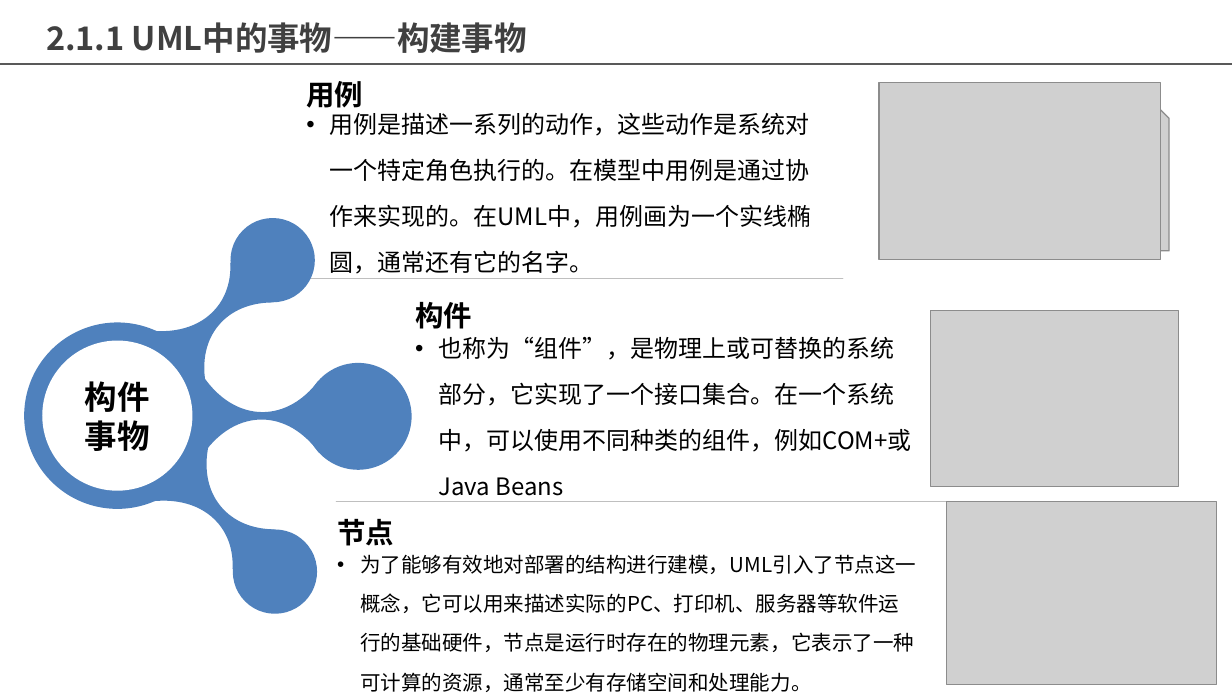
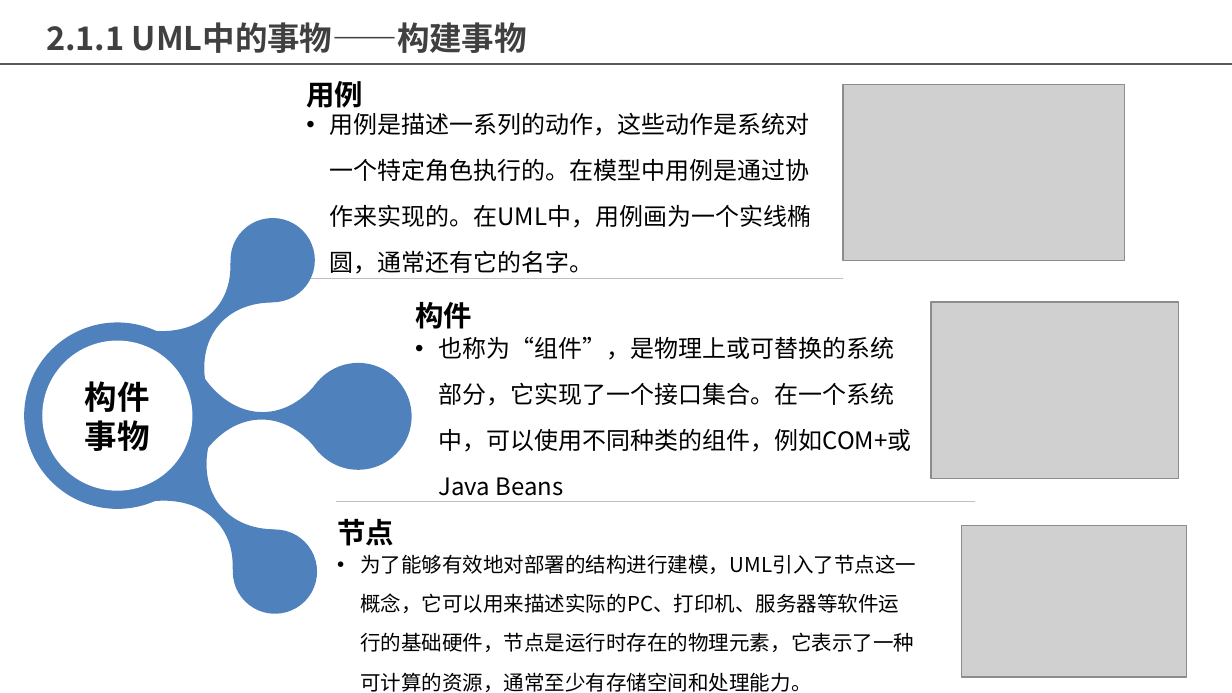
Before and after one commit to Maojiao/PRD, a slide deck: slide 11 of 渔乐生活/非受控文档/张嘉成/[PRD-06,31601377]翻转课堂UML概述.pptx. Drawn at 1232x693 pixels with LibreOffice and Linux fonts; fonts in the diff are those of the drawing; grey boxes stand for pictures; background and template pictures are left out. Boxes give left, top, right and bottom in pixels: in the first picture for what was removed or moved away, otherwise in the second. Text is boxed around its words. In the diff, an @@ line names an element or a change of style, - is before the commit and + after.

```diff
--- a/渔乐生活/非受控文档/张嘉成/[PRD-06,31601377]翻转课堂UML概述.pptx
+++ b/渔乐生活/非受控文档/张嘉成/[PRD-06,31601377]翻转课堂UML概述.pptx
@@ picture: place and size @@
-picture at [880, 83, 1161, 259]
+picture at [843, 84, 1124, 260]
@@ picture removed at [887, 91, 1168, 250] @@
@@ picture: place and size @@
-picture at [930, 310, 1178, 487]
+picture at [931, 302, 1179, 478]
@@ picture: place and size @@
-picture at [946, 501, 1217, 684]
+picture at [961, 525, 1186, 676]
```
Also in this commit, not shown: 13 other slides changed.
